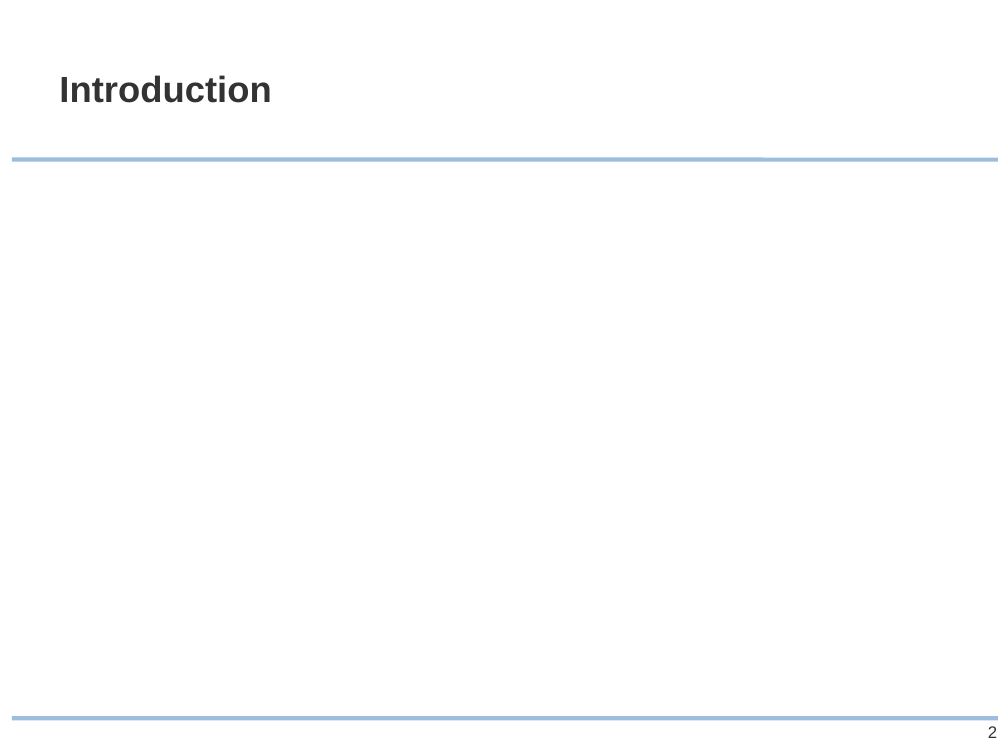
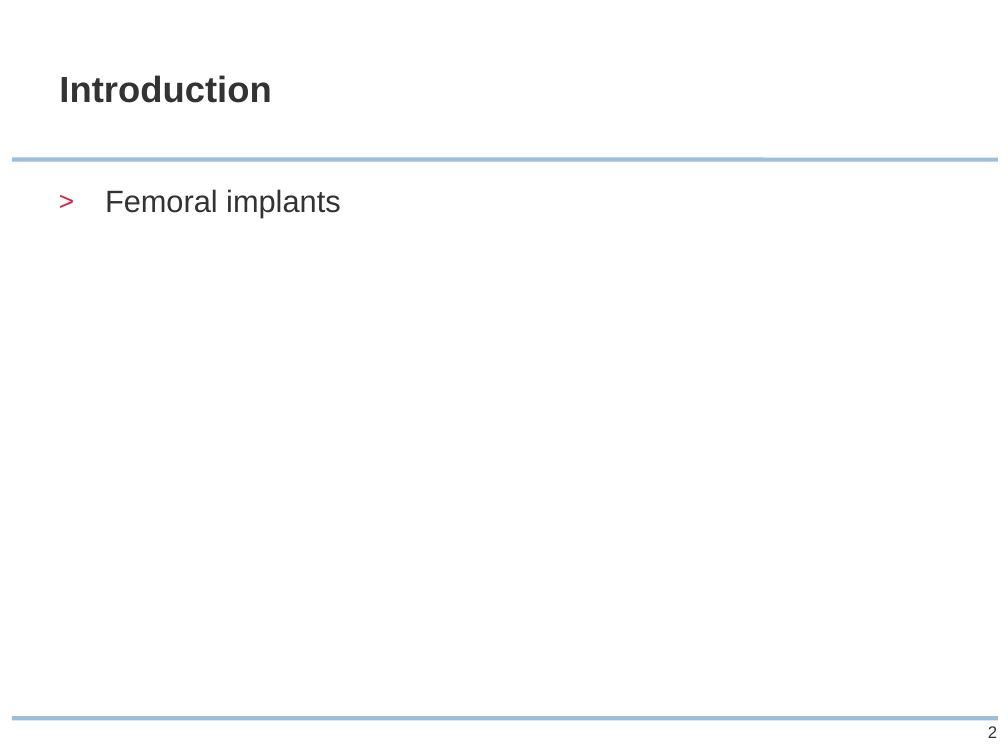
Before and after one commit to ipa/MIALab, a slide deck: slide 2 of doc/presentation/MIALab_slides.pptx. Drawn at 1008x756 pixels with LibreOffice and Linux fonts; fonts in the diff are those of the drawing; background and template pictures are left out. Boxes give left, top, right and bottom in pixels: in the first picture for what was removed or moved away, otherwise in the second. Text is boxed around its words. In the diff, an @@ line names an element or a change of style, - is before the commit and + after.

```diff
--- a/doc/presentation/MIALab_slides.pptx
+++ b/doc/presentation/MIALab_slides.pptx
@@ text added at bbox=[105, 189, 340, 218], 22 pt, text #333333 @@
+> Femoral implants
```
Also in this commit, not shown: 4 other slides changed, 2 slides added, 5 other files.
